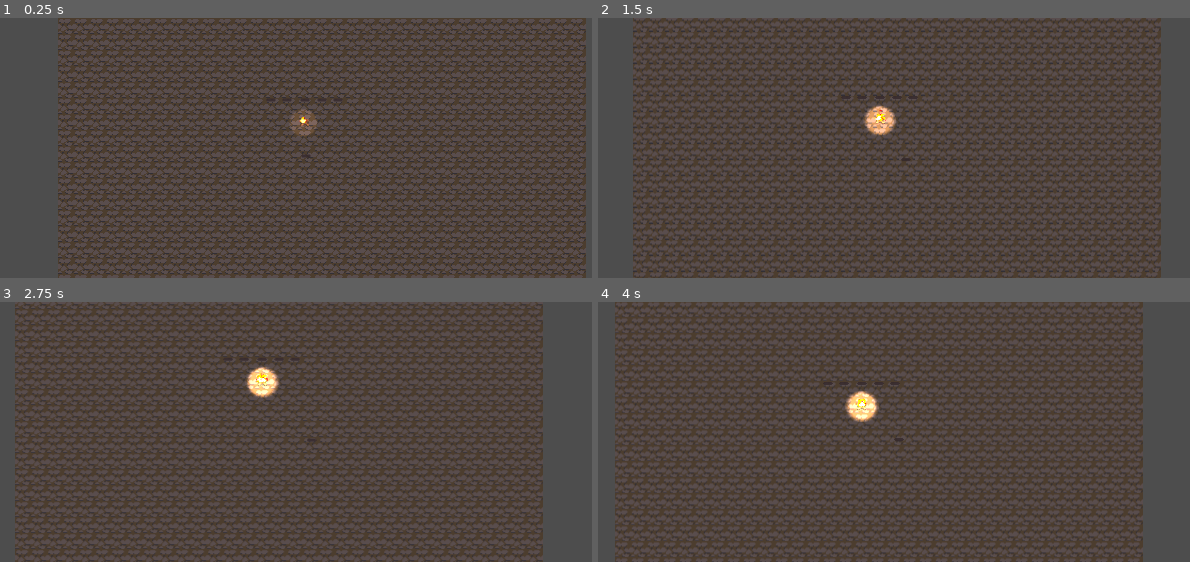
Above: before the commit, frames 1-4 (two rows, left to right).
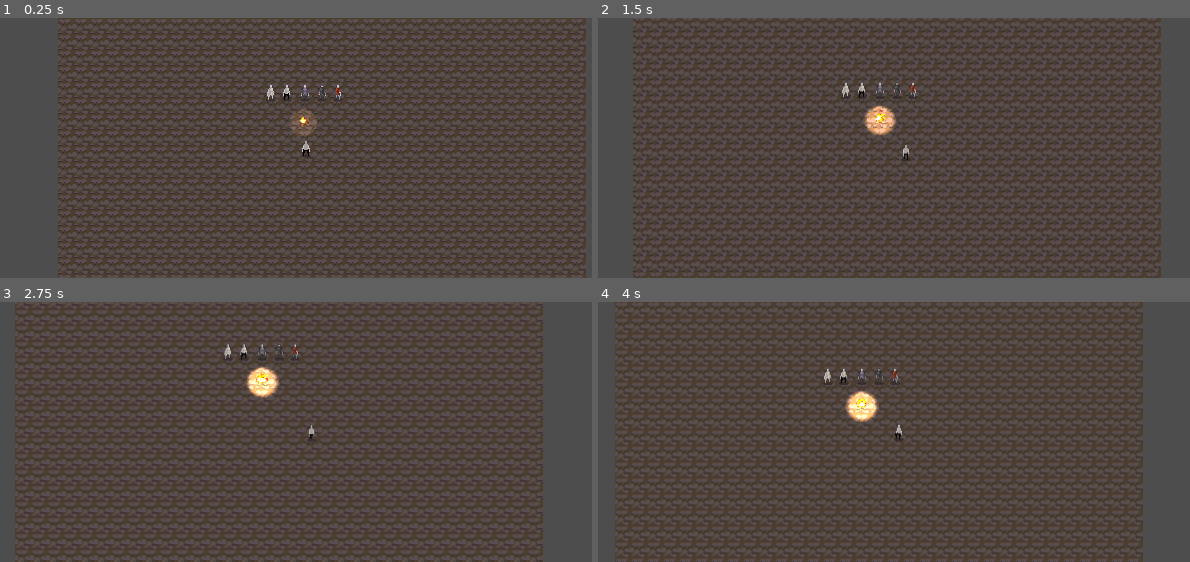
Above: after the commit, the same moments.

Repository: Magamex/fake-3d-example
Game: Godot game, scene res://main.tscn
Same seed, same stepped clock (60 frames per second), same inputs: the game is played once before the commit and once after it.
Inputs:
- Up to frame 1 (0.25 s): no input
- Up to frame 2 (1.5 s): tap Enter at 0.5 s; hold Right (ui_right) 0.53-1.28 s; tap Shift (run) at 0.6 s; tap Space (ui_select) at 0.77, 0.8, 1.07, 1.35 s; hold Down (ui_down) from 1.28 s (still down)
- Up to frame 3 (2.75 s): tap Space (ui_select) at 1.52, 1.82, 2.3 s; tap Shift (run) at 1.55, 2.1 s; release Down (ui_down) at 2.03 s; hold Right (ui_right) from 2.03 s (still down)
- Up to frame 4 (4 s): release Right (ui_right) at 2.78 s; hold Up (ui_up) 2.78-3.53 s; tap Shift (run) at 2.85 s; tap Space (ui_select) at 3.02, 3.32, 3.6, 3.77 s; hold Left (ui_left) from 3.53 s (still down)

The runs differ from the first frame. In frame 1, 0.2% of the frame differs, in the area x 45-58%, y 25-54%; in frame 2, 0.2%; in frame 3, 0.2%; in frame 4, 0.2%.

Commit message:
version godot 4

Diff:
--- a/assets/player/player.tscn
+++ b/assets/player/player.tscn
@@ -209,7 +209,7 @@
 [node name="cape" type="AnimatedSprite2D" parent="clothing"]
 visible = false
 sprite_frames = SubResource("6")
-animation = &"down"
+animation = &"up-right"
 
 [node name="CollisionShape2D" type="CollisionShape2D" parent="."]
 position = Vector2(0, 7)
--- a/scripts/mannequin/skin_manager_simple.gd
+++ b/scripts/mannequin/skin_manager_simple.gd
@@ -37,7 +37,7 @@
 	var width = image.get_width() #grab the image width
 	var height = image.get_height() #grab the image height
 	var coordinates = {} #new dictionary to store vector 2 and color variables
-	false # image.lock() # TODOConverter3To4, Image no longer requires locking, `false` helps to not break one line if/else, so it can freely be removed #lock the image, still not sure why I need to do this honestly
+	#false # image.lock() # TODOConverter3To4, Image no longer requires locking, `false` helps to not break one line if/else, so it can freely be removed #lock the image, still not sure why I need to do this honestly
 	var cell_x = 0 #current x position
 	var cell_y = 0 #current y position
 	var cur_pos = Vector2() #current position in vector 2
@@ -57,7 +57,7 @@
 	var width = image.get_width() #grab the image width
 	var height = image.get_height()#grab the image height
 	var coordinates = {} #new dictionary to store vector 2 and color variables
-	false # image.lock() # TODOConverter3To4, Image no longer requires locking, `false` helps to not break one line if/else, so it can freely be removed #lock the image
+	#false # image.lock() # TODOConverter3To4, Image no longer requires locking, `false` helps to not break one line if/else, so it can freely be removed #lock the image
 	var cell_x = 0 #current x position
 	var cell_y = 0 #current y position
 	var cur_pos = Vector2() #current position in vector 2
@@ -82,10 +82,10 @@
 					if source_file_coordinates[pos] == map_coordinates[vec2]: #if the color is the same as the uv map
 						new_map.push_back([pos,skin_colors[vec2]]) #pushes back the vector2 position and the color
 	for i in new_map.size(): #for each position in the array of the new colors
-		false # image.lock() # TODOConverter3To4, Image no longer requires locking, `false` helps to not break one line if/else, so it can freely be removed #lock the image
+		#false # image.lock() # TODOConverter3To4, Image no longer requires locking, `false` helps to not break one line if/else, so it can freely be removed #lock the image
 		image.set_pixelv(new_map[i][0],new_map[i][1]) #set each pixel as the referenced color from the skin map
-	false # image.unlock() # TODOConverter3To4, Image no longer requires locking, `false` helps to not break one line if/else, so it can freely be removed #unlock the image, not sure why
-	var tex = ImageTexture.new() #creates a new image texture
-	tex.create_from_image(image) #,0 #updates the image texture by grabbing the raw png
+	#false # image.unlock() # TODOConverter3To4, Image no longer requires locking, `false` helps to not break one line if/else, so it can freely be removed #unlock the image, not sure why
+	var tex = ImageTexture.create_from_image(image) #creates a new image texture
+	#ImageTexture.create_from_image(image) #,0 #updates the image texture by grabbing the raw png
 	new_map_test = new_map
 	$body.texture = tex
--- a/scripts/player/player.gd
+++ b/scripts/player/player.gd
@@ -12,6 +12,7 @@
 @onready var interact_area = $interact_area
 @export var is_mannequin: bool = false
 func _ready() -> void:
+	print(skin.get_path())
 	states.init(self)
 
 func _unhandled_input(event: InputEvent) -> void:
@@ -21,7 +22,6 @@
 	states.physics_process(delta)
 func update_direction():
 	for children in skin.get_children():
-		print(skin.animation_files[animations.get_current_animation()][game_libraries.anim_directions[cur_dir]])
 		children.texture = skin.animation_files[animations.get_current_animation()][game_libraries.anim_directions[cur_dir]]
 	for children in clothing.get_children():
 		children.animation = cur_dir
--- a/scripts/skin_manager.gd
+++ b/scripts/skin_manager.gd
@@ -18,7 +18,6 @@
 
 func _ready():
 	map = load_image(map.get_path()) #load the map as a raw png by referencing the path to the uv map png
-	print(map.get_path())
 	map_coordinates = grab_map(map) #grab the coordenates for the uv map and store into a dictionary
 	update_skin(skin)
 
@@ -30,7 +29,6 @@
 		skin = load_image(skin.get_path()) #load skin as a raw png by referencing the path to the skin png
 	skin_colors = grab_map(skin) #grab the skin coordenates and store into a dictionary
 	for folder in states.get_children(): #loop through my states
-		print(folder)
 		var path = "res://animations/%s/" %folder.name #grab the path for each folder containing all the spritesheets by using the state name
 		update_source_folder(read_folder(path),folder.name) #update each folder by reading all the files, storing into an array and referencing the name of the state
 
@@ -66,17 +64,17 @@
 func load_image(source): #tunrs the reference source png into a raw png
 	var image = Image.new() #creates a new image
 	var err = image.load(source) #load the source in the the image
-#	if err != OK:
-#		print("image load failed")
-#	else:
-#		print("image loaded")
+	if err != OK:
+		print("image load failed")
+	else:
+		print("image loaded")
 	return image #returns the image as a raw png
 
 func grab_map(image): #function to map each pixel of an image by it's xy coordinate and color in that value
 	var width = image.get_width() #grab the image width
 	var height = image.get_height() #grab the image height
 	var coordinates = {} #new dictionary to store vector 2 and color variables
-	false # image.lock() # TODOConverter3To4, Image no longer requires locking, `false` helps to not break one line if/else, so it can freely be removed #lock the image, still not sure why I need to do this honestly
+	#false # image.lock() # TODOConverter3To4, Image no longer requires locking, `false` helps to not break one line if/else, so it can freely be removed #lock the image, still not sure why I need to do this honestly
 	var cell_x = 0 #current x position
 	var cell_y = 0 #current y position
 	var cur_pos = Vector2() #current position in vector 2
@@ -96,7 +94,7 @@
 	var width = image.get_width() #grab the image width
 	var height = image.get_height()#grab the image height
 	var coordinates = {} #new dictionary to store vector 2 and color variables
-	false # image.lock() # TODOConverter3To4, Image no longer requires locking, `false` helps to not break one line if/else, so it can freely be removed #lock the image
+	#false # image.lock() # TODOConverter3To4, Image no longer requires locking, `false` helps to not break one line if/else, so it can freely be removed #lock the image
 	var cell_x = 0 #current x position
 	var cell_y = 0 #current y position
 	var cur_pos = Vector2() #current position in vector 2
@@ -121,9 +119,9 @@
 					if source_file_coordinates[index][pos] == map_coordinates[vec2]: #if the color is the same as the uv map
 						new_map.push_back([pos,skin_colors[vec2]]) #pushes back the vector2 position and the color
 	for i in new_map.size(): #for each position in the array of the new colors
-		false # image.lock() # TODOConverter3To4, Image no longer requires locking, `false` helps to not break one line if/else, so it can freely be removed #lock the image
+		#false # image.lock() # TODOConverter3To4, Image no longer requires locking, `false` helps to not break one line if/else, so it can freely be removed #lock the image
 		image.set_pixelv(new_map[i][0],new_map[i][1]) #set each pixel as the referenced color from the skin map
-	false # image.unlock() # TODOConverter3To4, Image no longer requires locking, `false` helps to not break one line if/else, so it can freely be removed #unlock the image, not sure why
-	var tex = ImageTexture.new() #creates a new image texture
-	tex.create_from_image(image) #,0 #updates the image texture by grabbing the raw png
+	#false # image.unlock() # TODOConverter3To4, Image no longer requires locking, `false` helps to not break one line if/else, so it can freely be removed #unlock the image, not sure why
+	var tex = ImageTexture.create_from_image(image) #creates a new image texture
+	#ImageTexture.create_from_image(image) #,0 #updates the image texture by grabbing the raw png
 	animation_files[anim_name].push_back(tex) #push back the image texture into the animation array
